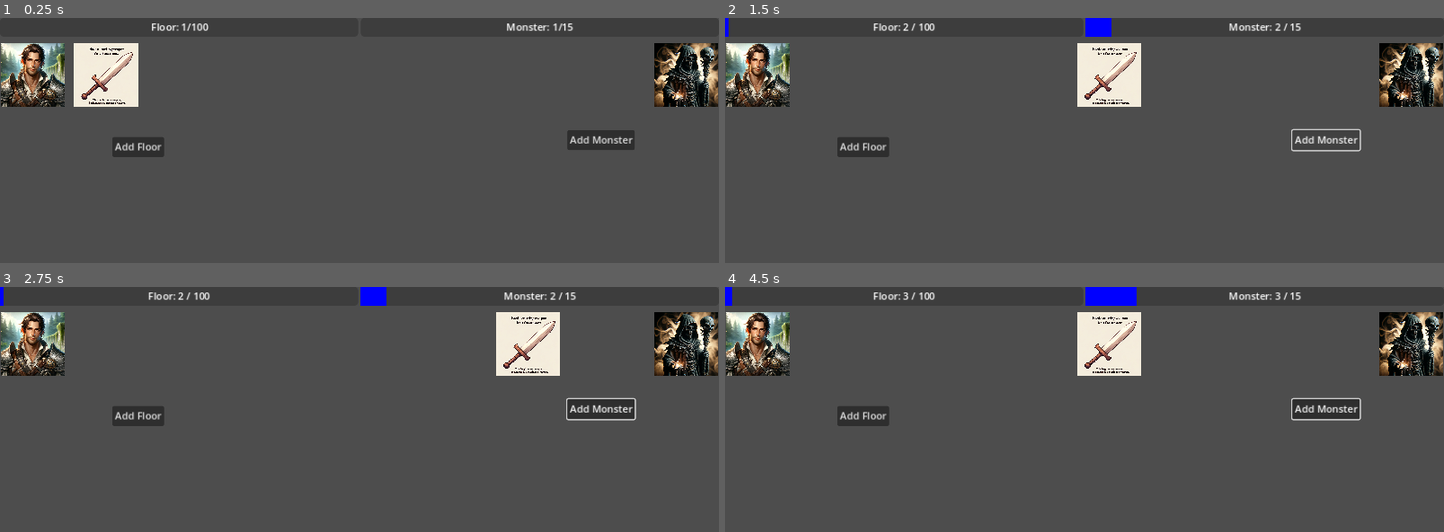
Above: before the commit, frames 1-4 (two rows, left to right).
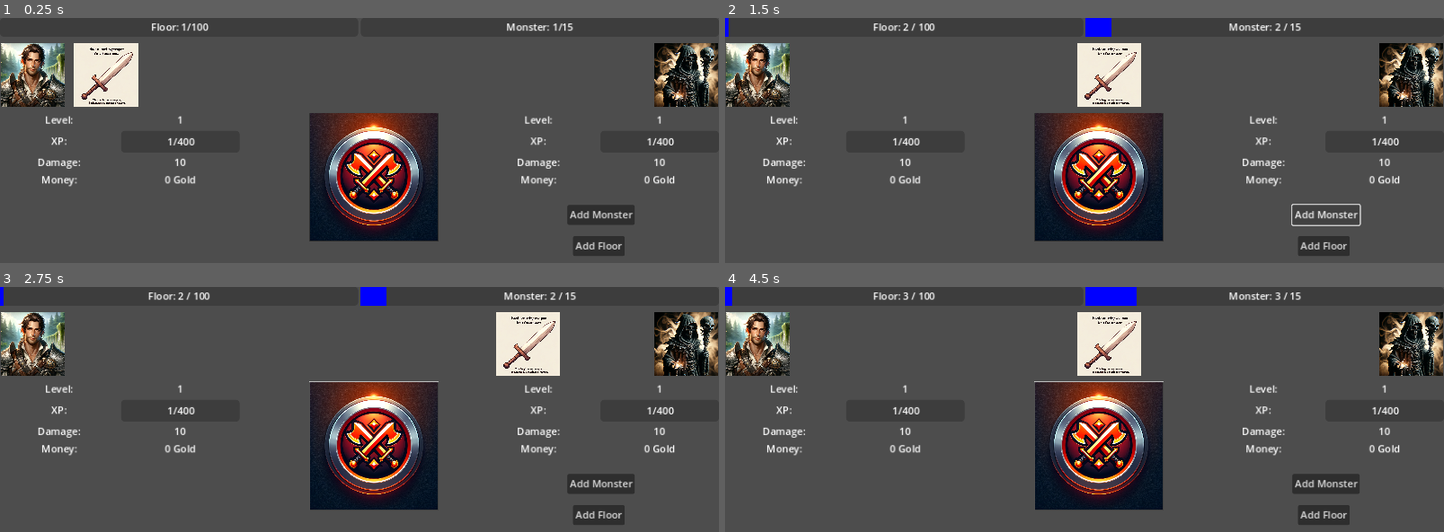
Above: after the commit, the same moments.

Repository: Pepice23/AscendTheTower
Game: Godot game, scene res://scenes/main.tscn
The game is run twice, just before and just after one commit, with the same random seed, the same clock (stepped at 60 frames per second) and the same inputs. The project has no main scene, so this scene is started directly.
Inputs (mouse positions are in pixels of both pictures, inside the frame that each line leads up to):
- Up to frame 1 (0.25 s): no input
- Up to frame 2 (1.5 s): click "Add Floor" at 0.5 s; click "Add Monster" at 1.25 s
- Up to frame 3 (2.75 s): click (373, 446) at 2.02 s
- Up to frame 4 (4.5 s): click "Add Floor" at 2.75 s; click "Add Monster" at 3.5 s; click (1098, 446) at 4.27 s

The runs differ from the first frame. In frame 1, 12% of the frame differs, in the area x 5-94%, y 38-98%; in frame 2, 12%; in frame 3, 12%; in frame 4, 12%.

Commit message:
Update main.tscn

Diff:
--- a/scenes/main.tscn
+++ b/scenes/main.tscn
@@ -1,8 +1,10 @@
-[gd_scene load_steps=4 format=3 uid="uid://oi4sb03ye3f1"]
+[gd_scene load_steps=6 format=3 uid="uid://oi4sb03ye3f1"]
 
 [ext_resource type="Script" path="res://main.gd" id="1_7x64e"]
 [ext_resource type="PackedScene" uid="uid://dkheq8j8am8l3" path="res://scenes/stage_control.tscn" id="2_kgwdb"]
 [ext_resource type="PackedScene" uid="uid://dnpnbkfgqhwe0" path="res://scenes/battle_animation.tscn" id="3_5r4wo"]
+[ext_resource type="PackedScene" uid="uid://5lm4uhwa8scb" path="res://scenes/player_card.tscn" id="4_w4osn"]
+[ext_resource type="PackedScene" uid="uid://hvyijc1sntwy" path="res://scenes/attack_button.tscn" id="5_hvta3"]
 
 [node name="Main" type="Node2D"]
 script = ExtResource("1_7x64e")
@@ -13,17 +15,17 @@
 offset_bottom = 30.0
 
 [node name="Add Floor" type="Button" parent="."]
-offset_left = 180.0
-offset_top = 191.0
-offset_right = 263.0
-offset_bottom = 222.0
+offset_left = 918.0
+offset_top = 350.0
+offset_right = 1001.0
+offset_bottom = 381.0
 text = "Add Floor"
 
 [node name="Add Monster" type="Button" parent="."]
 offset_left = 909.0
-offset_top = 180.0
+offset_top = 300.0
 offset_right = 1017.0
-offset_bottom = 211.0
+offset_bottom = 331.0
 text = "Add Monster"
 
 [node name="Timer" type="Timer" parent="."]
@@ -32,6 +34,23 @@
 [node name="BattleAnimation" parent="." instance=ExtResource("3_5r4wo")]
 position = Vector2(0, 40)
 
+[node name="PlayerCard" parent="." instance=ExtResource("4_w4osn")]
+offset_top = 152.0
+offset_right = 384.0
+offset_bottom = 272.0
+
+[node name="AttackButton" parent="." instance=ExtResource("5_hvta3")]
+offset_left = 496.0
+offset_top = 152.0
+offset_right = 1528.0
+offset_bottom = 1184.0
+
+[node name="PlayerCard2" parent="." instance=ExtResource("4_w4osn")]
+offset_left = 768.0
+offset_top = 152.0
+offset_right = 1152.0
+offset_bottom = 272.0
+
 [connection signal="pressed" from="Add Floor" to="." method="_on_add_floor_pressed"]
 [connection signal="pressed" from="Add Monster" to="." method="_on_add_monster_pressed"]
 [connection signal="timeout" from="Timer" to="." method="_on_timer_timeout"]
